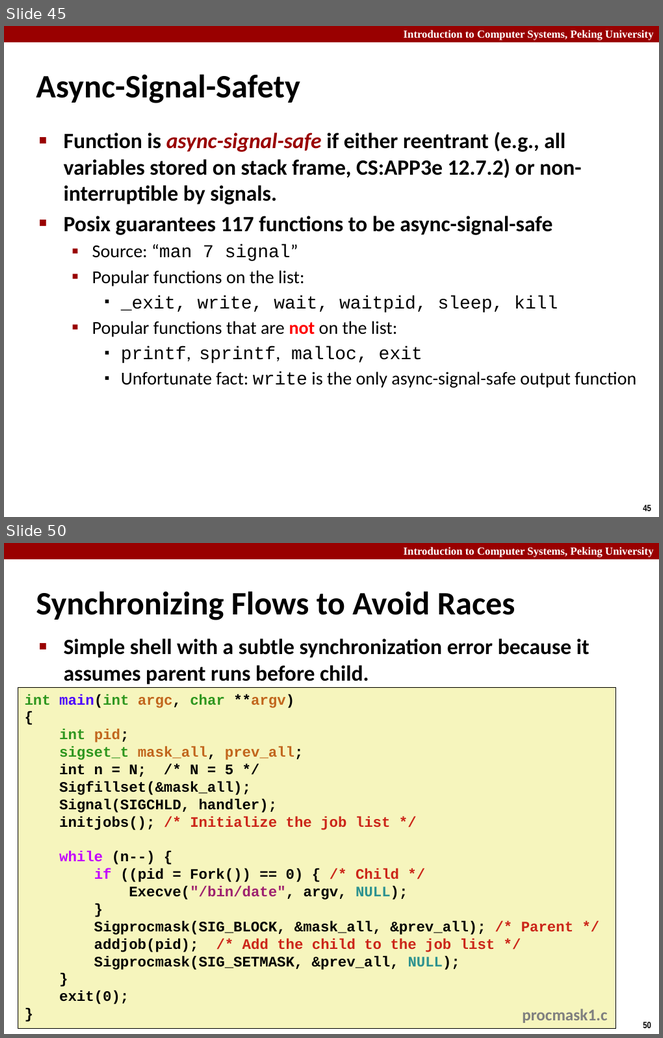
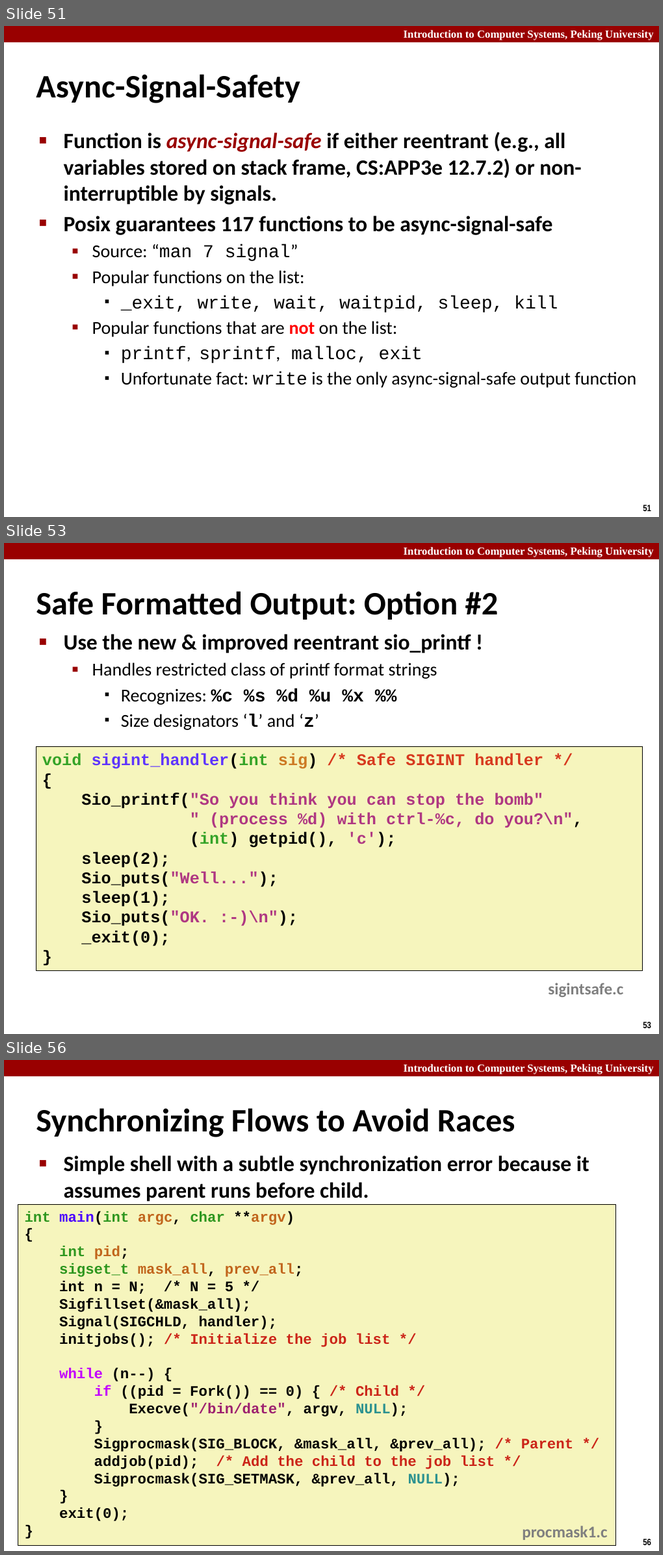
Before and after one commit to caodg/ics, a slide deck: slides/B03-ECF2.pptx. Shown one above the other, each under a label of ours: slides 45 and 50 before the commit, slides 51, 53 and 56 after it; the slides between them are not shown. The pictures are 663x1038 and 663x1555 pixels, drawn with LibreOffice and Linux fonts; fonts in the diff are those of the drawing. Boxes give left, top, right and bottom in pixels: in the first picture for what was removed or moved away, otherwise in the second. Text is boxed around its words. In the diff, an @@ line names an element or a change of style, - is before the commit and + after.

```diff
--- a/slides/B03-ECF2.pptx
+++ b/slides/B03-ECF2.pptx
@@ slide 53 added at (4,543,659,1034), background #FFFFFF; not listed: 3 template elements that a slide beside it also shows @@
@@ title added at (36,591,499,620), 36 pt, text #000000, bold @@
+Safe Formatted Output: Option #2
@@ text added at (64,634,471,730), 20 pt, text #000000 @@
+■ Use the new & improved reentrant sio_printf !
+  ▪ Handles restricted class of printf format strings
+    ▪ Recognizes: %c %s %d %u %x %%
+    ▪ Size designators ‘l’ and ‘z’
@@ rectangle added at (36,746,643,971), fill #F6F5BD, outline #000000 0.25 pt, 18 pt, text #AF3782, bold @@
+void sigint_handler(int sig) /* Safe SIGINT handler */
+{
+Sio_printf("So you think you can stop the bomb"
+" (process %d) with ctrl-%c, do you?\n",
+(int) getpid(), 'c');
+sleep(2);
+Sio_puts("Well...");
+sleep(1);
+Sio_puts("OK. :-)\n");
+_exit(0);
+}
@@ text added at (548,983,623,997), 18 pt, text #7F7F7F, bold @@
+sigintsafe.c
@@ what was slide 45 is now slide 51 @@
@@ page number at (643,505,651,512): text changed @@
-45
+51
@@ what was slide 50 is now slide 56 @@
```
Also in this commit, not shown: 7 slides changed, 6 other slides added, 1 slide removed, 2 other files.
